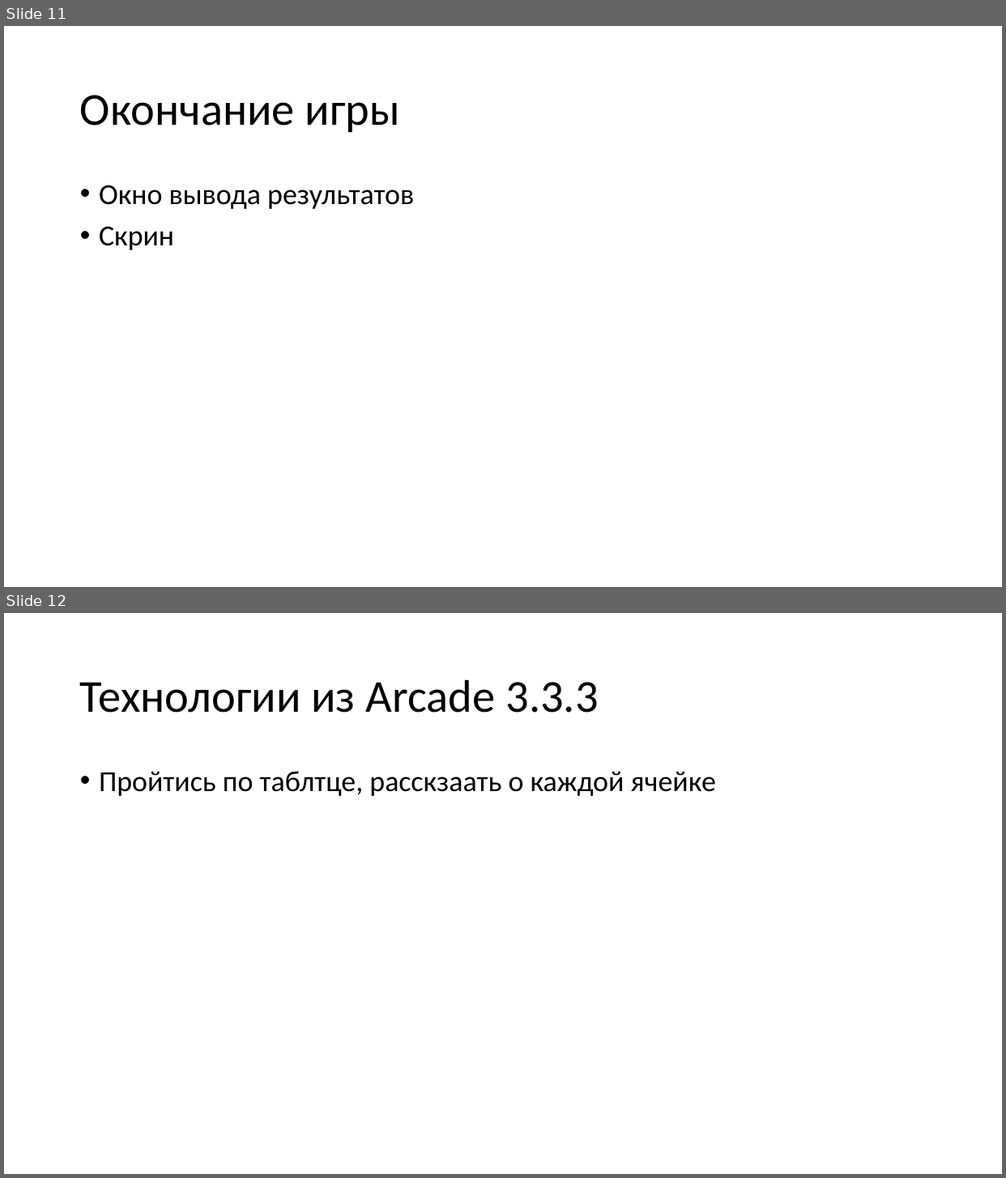
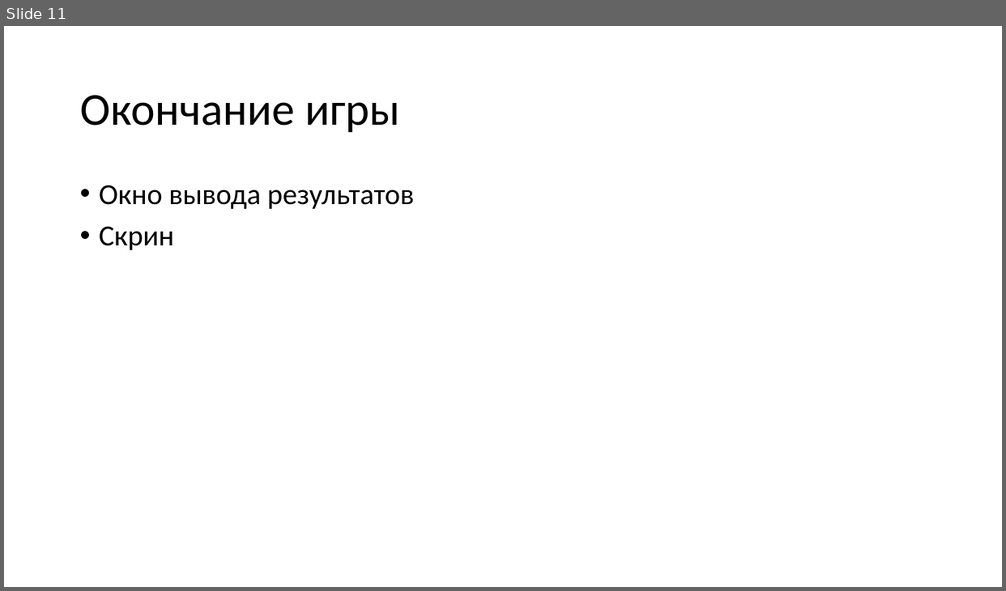
Before and after one commit to txtXD949/parafect, a slide deck: docs/Parafect.pptx. Shown one above the other, each under a label of ours: slides 11 and 12 before the commit, slide 11 after it. The pictures are 1006x1178 and 1006x591 pixels, drawn with LibreOffice and Linux fonts; fonts in the diff are those of the drawing. Boxes give left, top, right and bottom in pixels: in the first picture for what was removed or moved away, otherwise in the second. Text is boxed around its words. In the diff, an @@ line names an element or a change of style, - is before the commit and + after.

```diff
--- a/docs/Parafect.pptx
+++ b/docs/Parafect.pptx
@@ slide 12 removed at <box>4,613,1002,1174</box>, background #FFFFFF @@
@@ title removed at <box>80,679,598,713</box> @@
-Технологии из Arcade 3.3.3
@@ text removed at <box>99,771,716,796</box> @@
-• Пройтись по таблтце, расскзаать о каждой ячейке
```
Also in this commit, not shown: 4 slides changed, 7 slides added, 6 other slides removed, 4 other files.
